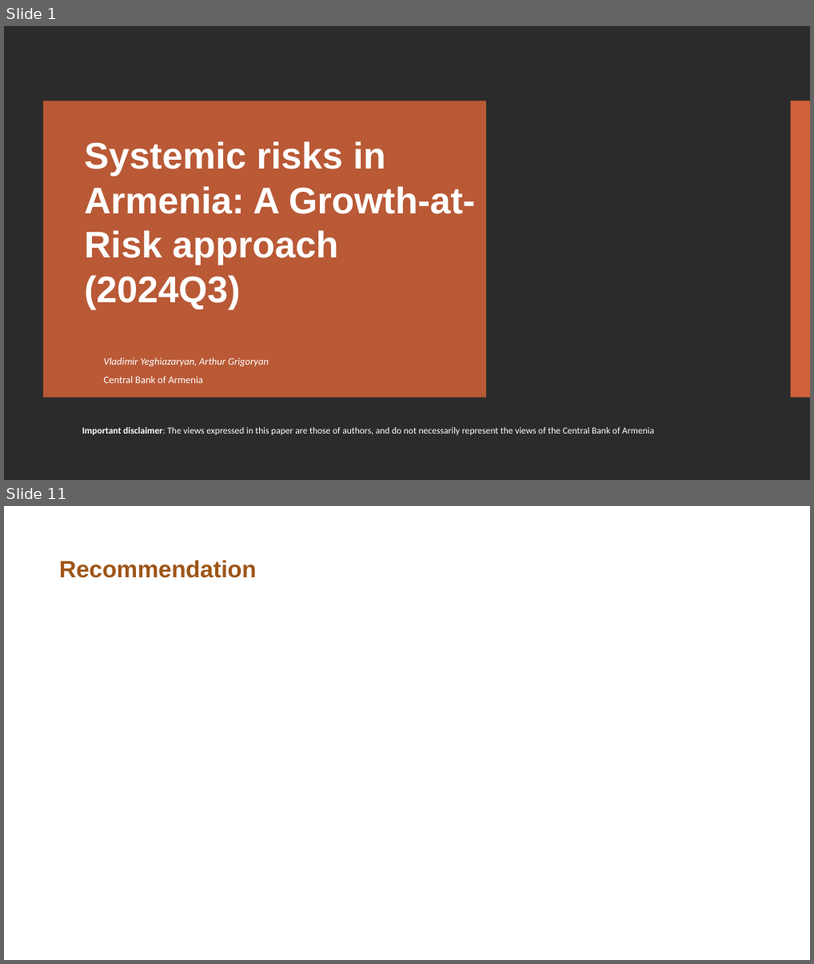
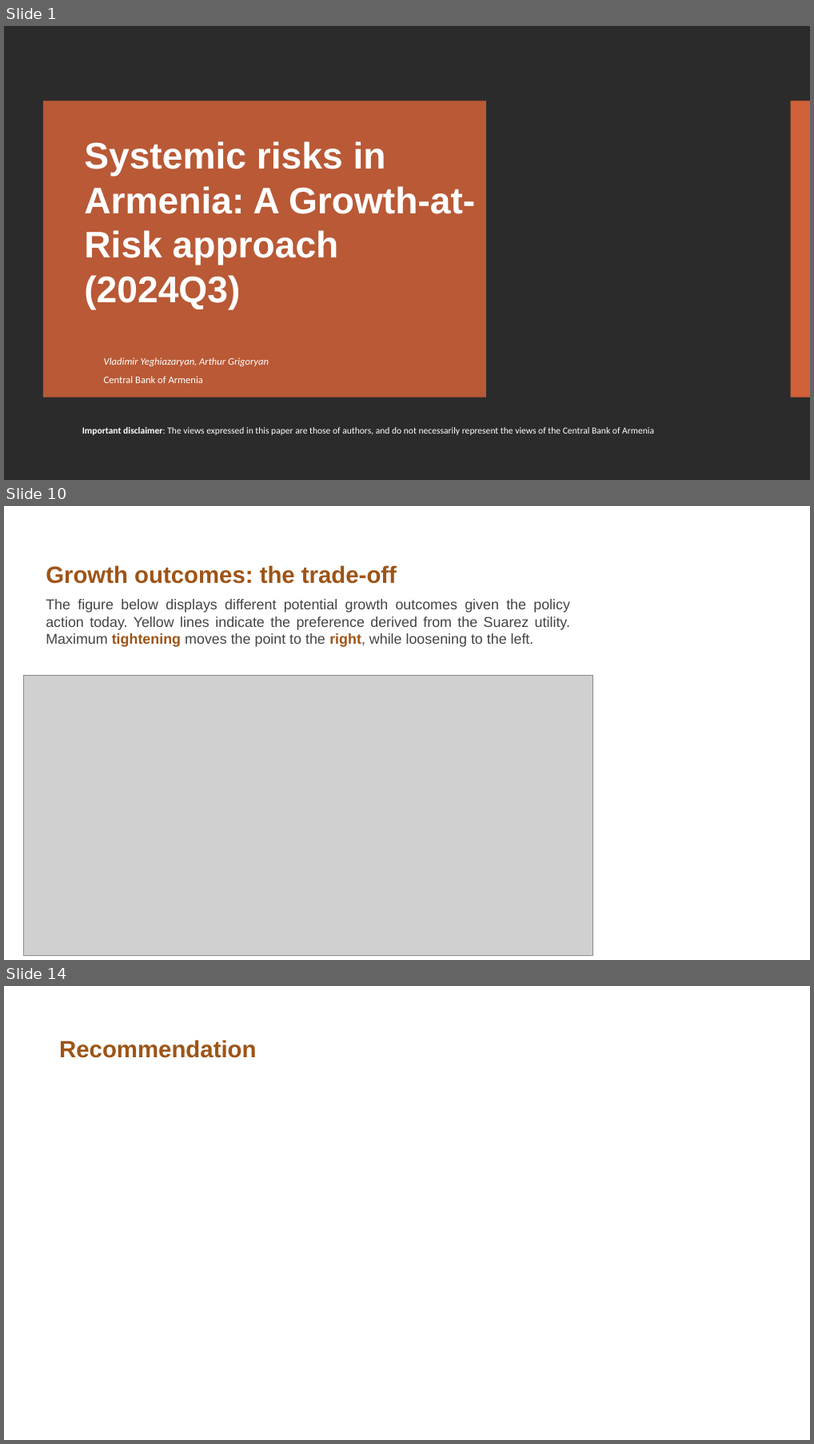
Before and after one commit to vlad-yeghiazaryan/armenian-gar, a slide deck: Presentations/Growth at Risk Armenia periodical 2024Q3.pptx. Shown one above the other, each under a label of ours: slides 1 and 11 before the commit, slides 1, 10 and 14 after it; the slides between them are not shown. The pictures are 814x964 and 814x1444 pixels, drawn with LibreOffice and Linux fonts; fonts in the diff are those of the drawing; grey boxes stand for pictures; background and template pictures are left out; a plain dark background stands for a picture behind light text. Boxes give left, top, right and bottom in pixels: in the first picture for what was removed or moved away, otherwise in the second. Text is boxed around its words. In the diff, an @@ line names an element or a change of style, - is before the commit and + after.

```diff
--- a/Presentations/Growth at Risk Armenia periodical 2024Q3.pptx
+++ b/Presentations/Growth at Risk Armenia periodical 2024Q3.pptx
@@ slide 10 added at (x1=4, y1=506, x2=810, y2=960), background #FFFFFF @@
@@ title added at (x1=46, y1=565, x2=397, y2=584), 28 pt, text #9E5416, bold @@
+Growth outcomes: the trade-off
@@ text added at (x1=46, y1=599, x2=570, y2=647), 17 pt, text #434343 @@
+The figure below displays different potential growth outcomes given the policy action today. Yellow lines indicate the preference derived from the Suarez utility. Maximum tightening moves the point to the right, while loosening to the left.
@@ picture added at (x1=24, y1=675, x2=594, y2=955) @@
@@ what was slide 11 is now slide 14 @@
```
Also in this commit, not shown: 6 slides changed, 4 other slides added, 6 slides removed, 17 other files.
